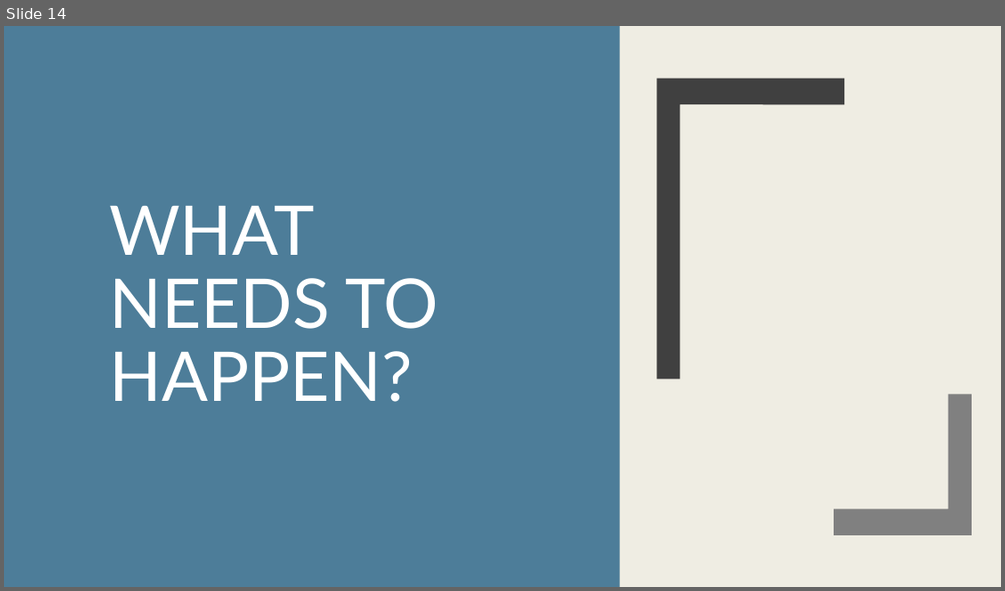
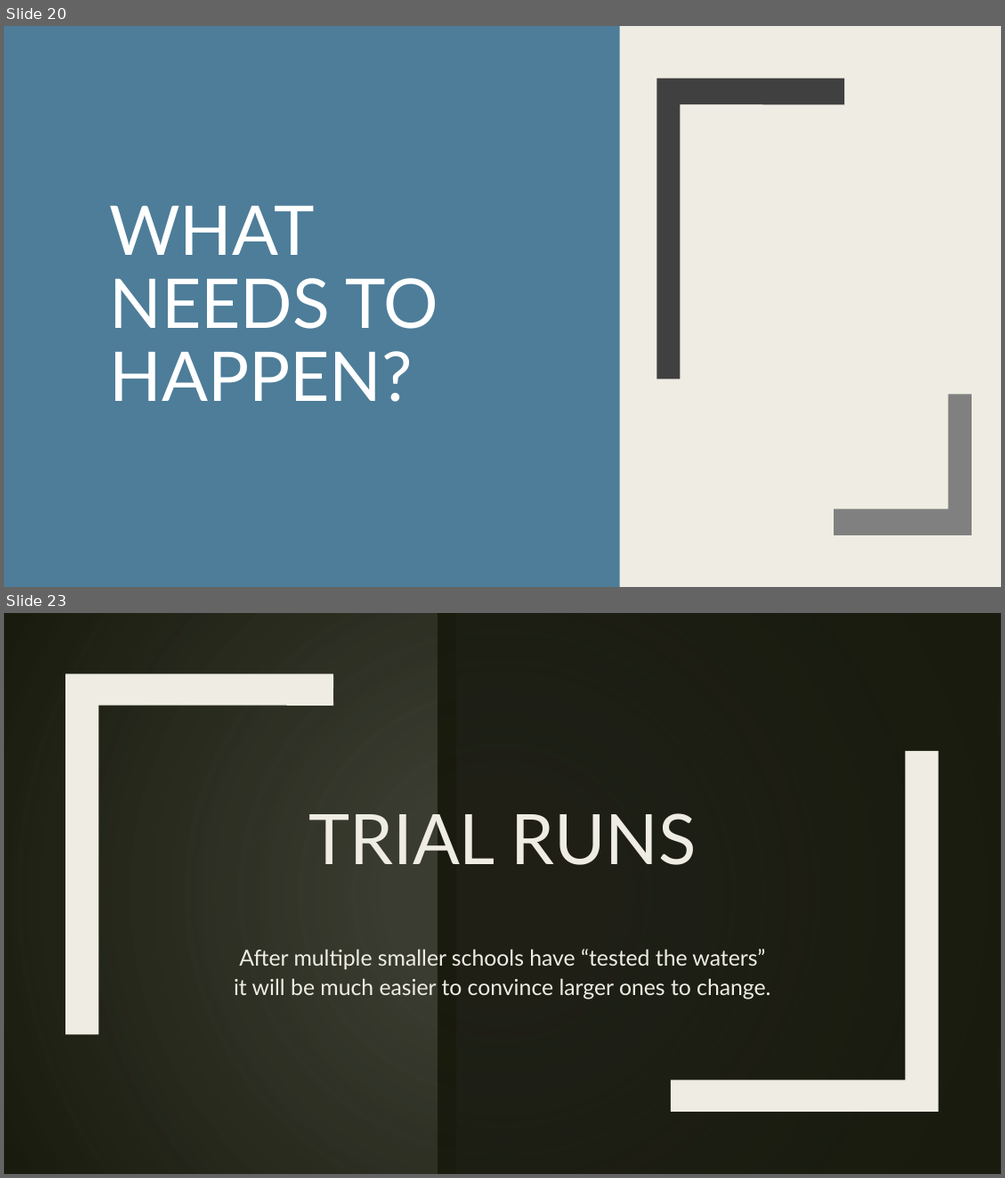
Before and after one commit to edunzer/YR3_TERM-4, a slide deck: PUBLIC SPEAKING/WEEK 6/PERSUASIVE SPEECH/PERSASIVE SPEECH.pptx. Shown one above the other, each under a label of ours: slide 14 before the commit, slides 20 and 23 after it; the slides between them are not shown. The pictures are 1005x591 and 1005x1178 pixels, drawn with LibreOffice and Linux fonts; fonts in the diff are those of the drawing; background and template pictures are left out; a plain dark background stands for a picture behind light text. Boxes give left, top, right and bottom in pixels: in the first picture for what was removed or moved away, otherwise in the second. Text is boxed around its words. In the diff, an @@ line names an element or a change of style, - is before the commit and + after.

```diff
--- a/PUBLIC SPEAKING/WEEK 6/PERSUASIVE SPEECH/PERSASIVE SPEECH.pptx
+++ b/PUBLIC SPEAKING/WEEK 6/PERSUASIVE SPEECH/PERSASIVE SPEECH.pptx
@@ slide 23 added at [4,613,1001,1174], background picture (left out) @@
@@ rectangle added at [4,613,437,1174], fill #8C8D86 @@
@@ rectangle added at [4,613,1001,1174], fill gradient #191B0E @@
@@ rectangle added at [437,613,456,1174], fill #191B0E @@
@@ freeform shape added at [65,674,333,1034], fill #191B0E @@
@@ freeform shape added at [65,674,333,1034], fill #EFEDE3 @@
@@ freeform shape added at [671,751,938,1111], fill #191B0E @@
@@ freeform shape added at [671,751,938,1111], fill #EFEDE3 @@
@@ title added at [308,813,696,865], 67 pt, text #EFEDE3 @@
+TRIAL RUNS
@@ text added at [234,949,770,999], 21.3 pt, text #EFEDE3 @@
+After multiple smaller schools have “tested the waters” it will be much easier to convince larger ones to change.
@@ what was slide 14 is now slide 20 @@
```
Also in this commit, not shown: 4 slides changed, 11 other slides added, 2 slides removed.
